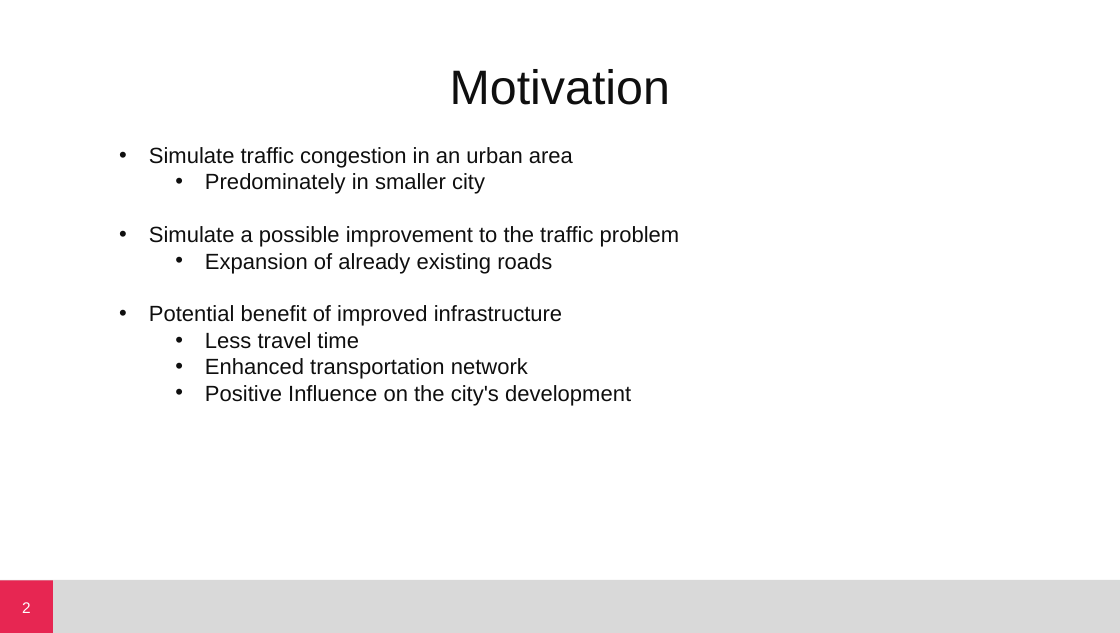
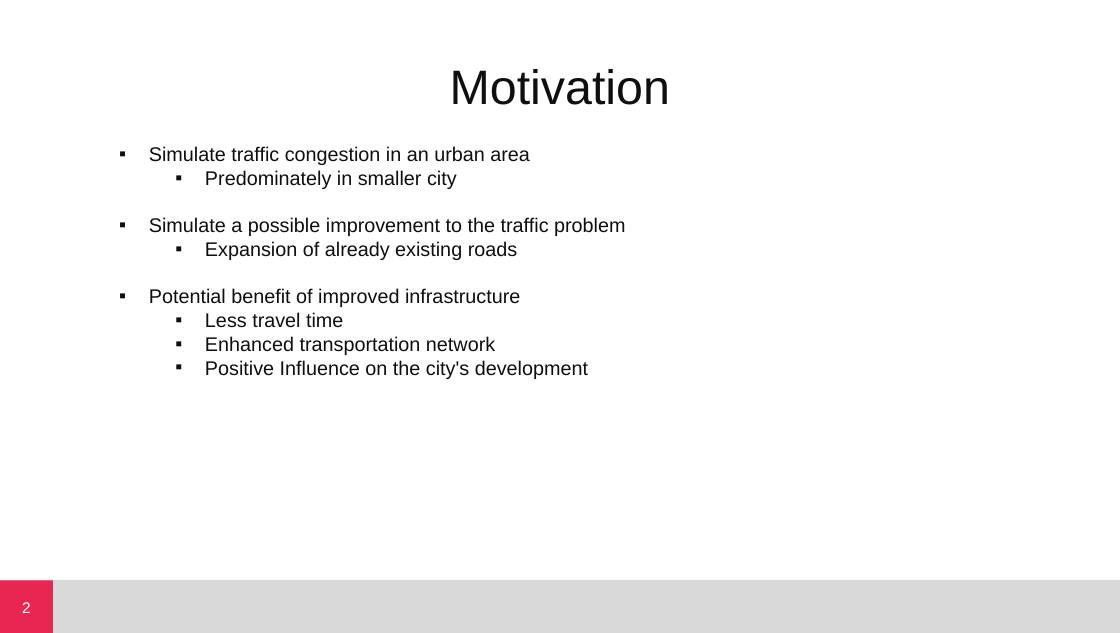
Before and after one commit to zlxxo/NetSci_Project, a slide deck: slide 2 of presentation.pptx. Drawn at 1120x633 pixels with LibreOffice and Linux fonts; fonts in the diff are those of the drawing. Boxes give left, top, right and bottom in pixels: in the first picture for what was removed or moved away, otherwise in the second. Text is boxed around its words. In the diff, an @@ line names an element or a change of style, - is before the commit and + after.

Commit message:
format presentation, extend methodology

```diff
--- a/presentation.pptx
+++ b/presentation.pptx
@@ text "Simulate traffic congestion in an ..." at (x1=149, y1=146, x2=625, y2=379): size 20 to 18 pt; bullet • to ▪ @@
```
Also in this commit, not shown: 4 other slides changed, 1 slide removed.
